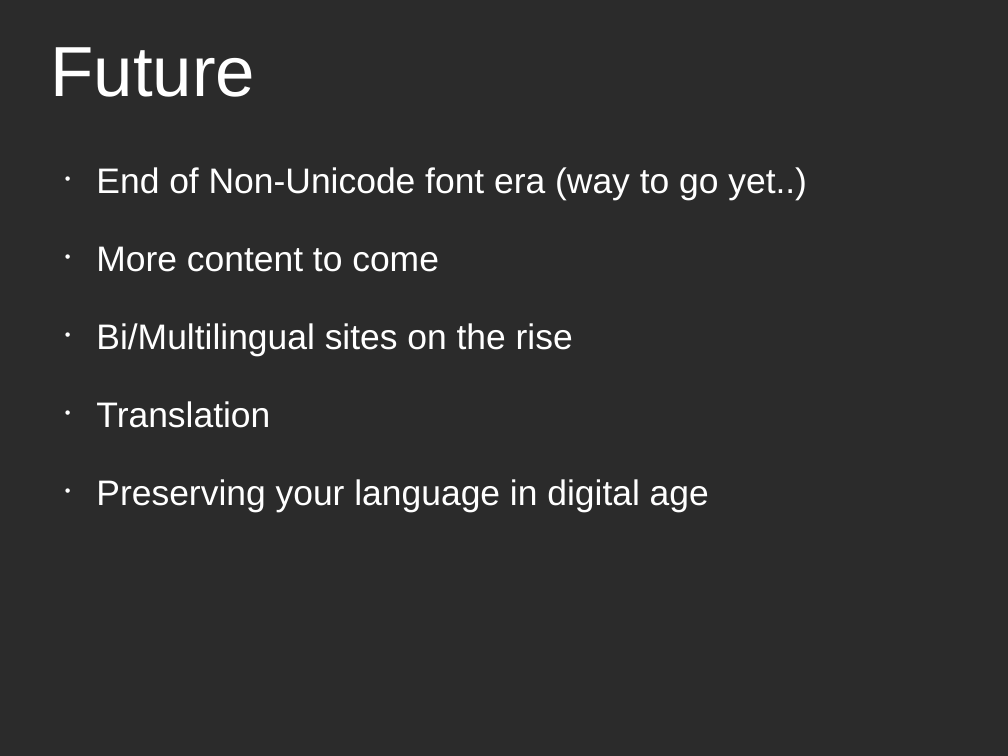
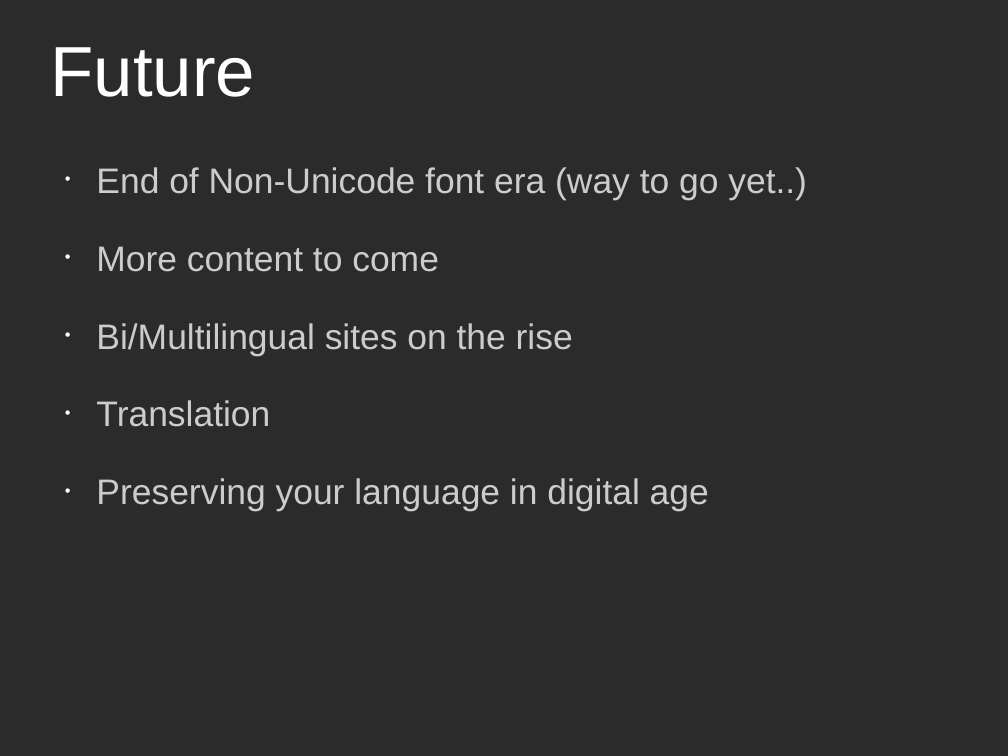
Before and after one commit to kartikm/talks, a slide deck: slide 7 of unicode-and-openweb_FCRS-CEPT_18122009.odp. Drawn at 1008x756 pixels with LibreOffice and Linux fonts; fonts in the diff are those of the drawing; background and template pictures are left out; a plain dark background stands for a picture behind light text. Boxes give left, top, right and bottom in pixels: in the first picture for what was removed or moved away, otherwise in the second. Text is boxed around its words. In the diff, an @@ line names an element or a change of style, - is before the commit and + after.

```diff
--- a/unicode-and-openweb_FCRS-CEPT_18122009.odp
+++ b/unicode-and-openweb_FCRS-CEPT_18122009.odp
@@ text "End of Non-Unicode font era ..." at bbox=[96, 167, 807, 512]: text colour #FFFFFF to #CCCCCC @@
```
Also in this commit, not shown: 7 other slides changed, 1 other file.
